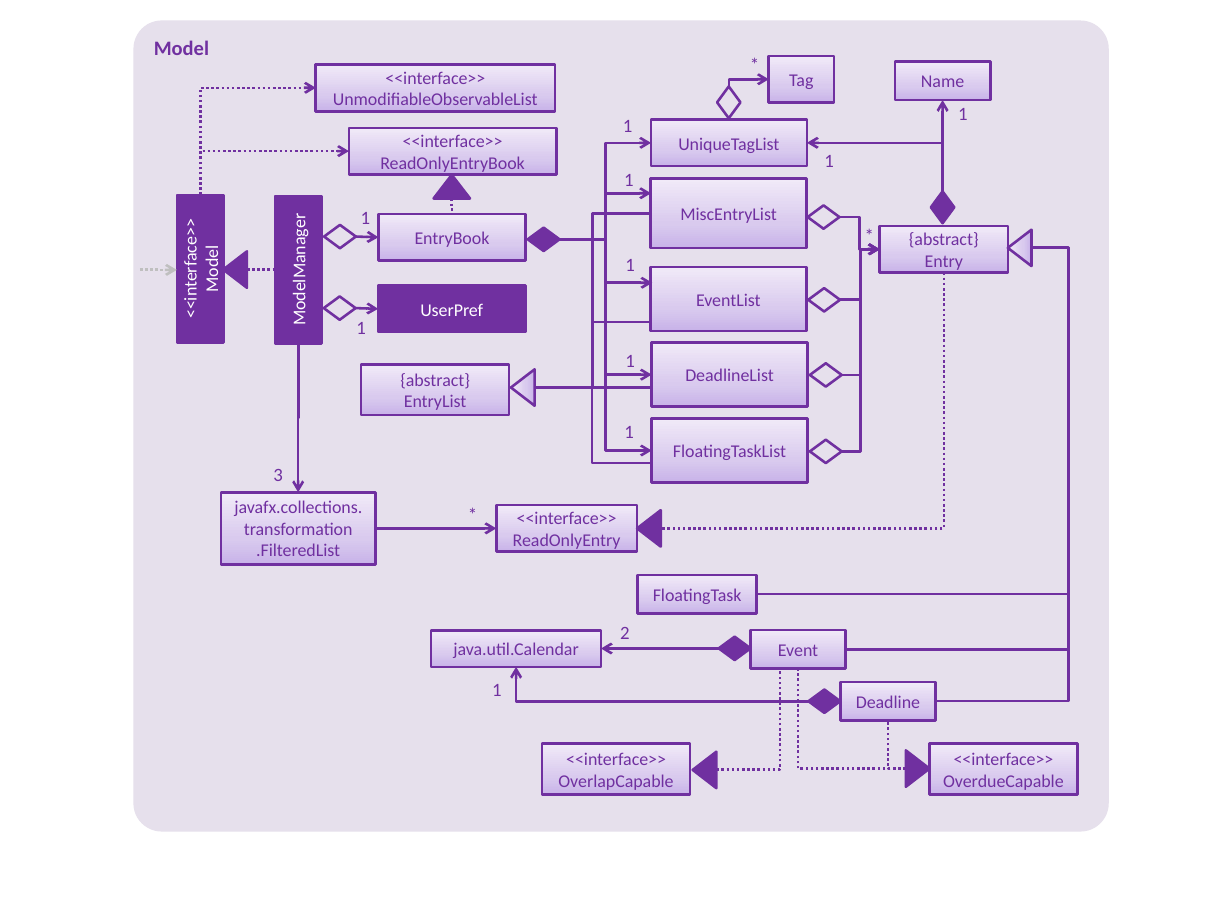
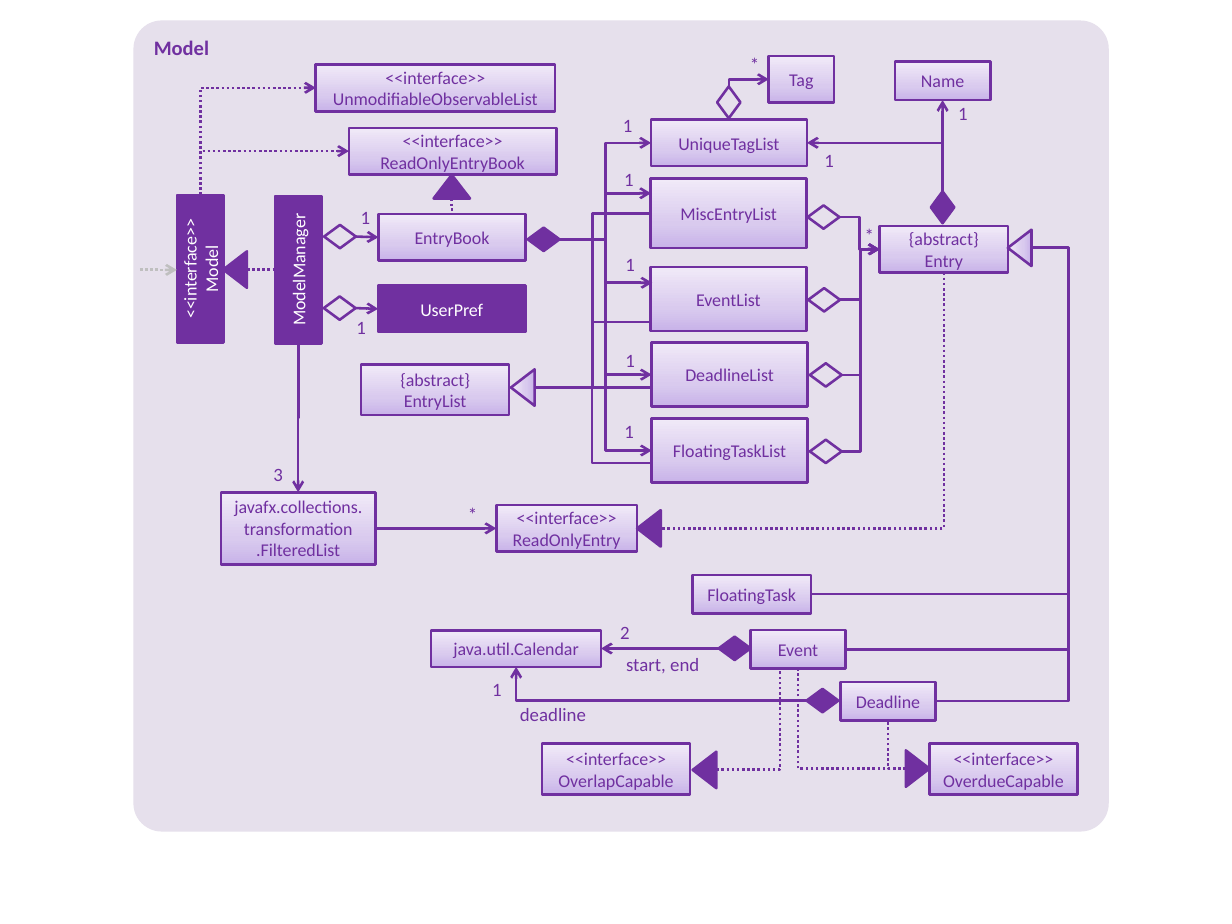
Before and after one commit to CS2103JUN2017-T2/addressbook-level4, a slide deck: slide 3 of docs/diagrams/ModelComponentClassDiagram.pptx. Drawn at 1232x924 pixels with LibreOffice and Linux fonts; fonts in the diff are those of the drawing. Boxes give left, top, right and bottom in pixels: in the first picture for what was removed or moved away, otherwise in the second. Text is boxed around its words. In the diff, an @@ line names an element or a change of style, - is before the commit and + after.

```diff
--- a/docs/diagrams/ModelComponentClassDiagram.pptx
+++ b/docs/diagrams/ModelComponentClassDiagram.pptx
@@ elbow line moved from (756, 594) - (1031, 248) to (811, 594) - (1031, 248) @@
@@ rectangle "FloatingTask": place and size @@
-rectangle "FloatingTask" at [638, 575, 756, 614]
+rectangle "FloatingTask" at [692, 575, 811, 614]
@@ text added at [626, 658, 699, 673], 11 pt, text #7030A0 @@
+start, end
@@ text added at [520, 708, 586, 721], 11 pt, text #7030A0 @@
+deadline
```
Also in this commit, not shown: 1 other file.
